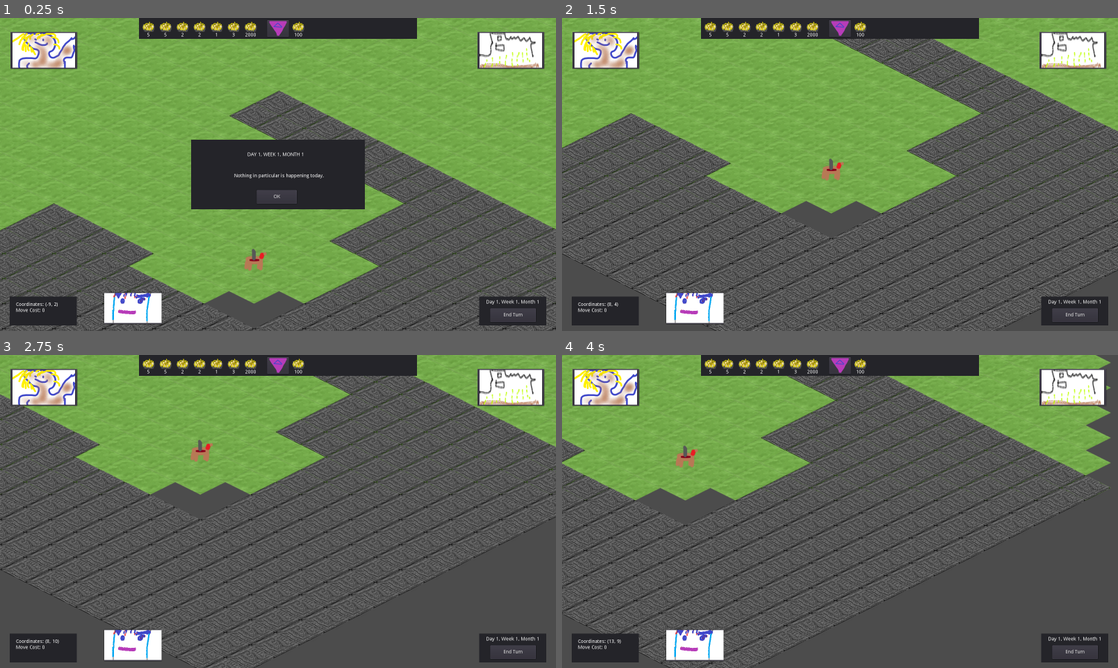
Above: before the commit, frames 1-4 (two rows, left to right).
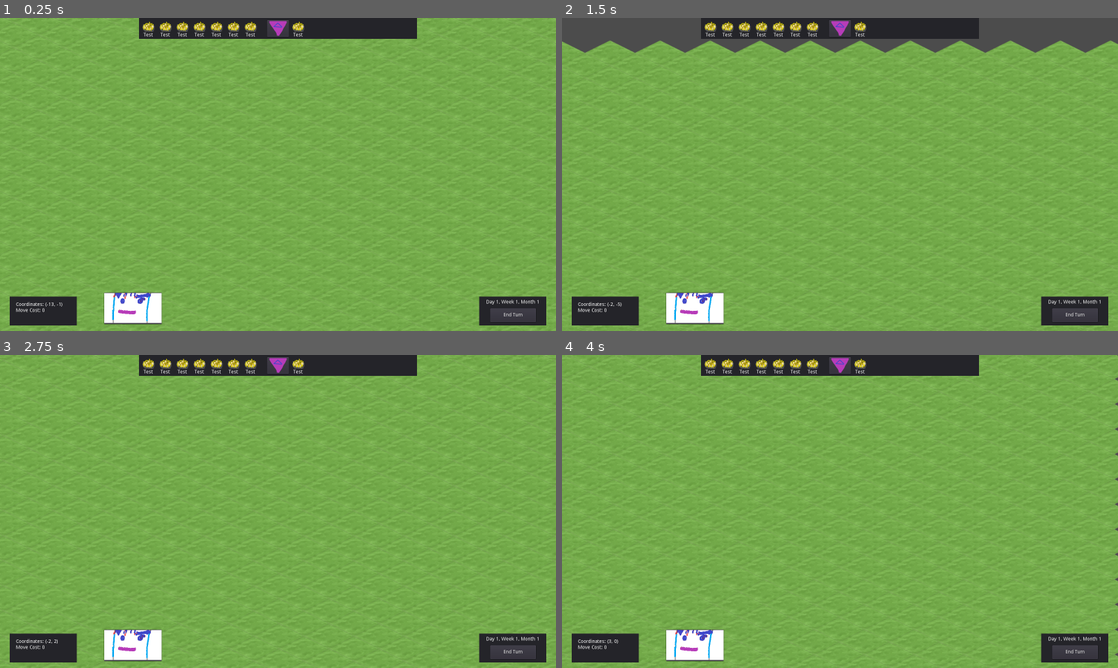
Above: after the commit, the same moments.

Repository: xfstef/captains
Game: Godot game, scene res://Scenes/AdventureMap.tscn
The game is run twice, just before and just after one commit, with the same random seed, the same clock (stepped at 60 frames per second) and the same inputs.
Inputs (mouse positions are in pixels of both pictures, inside the frame that each line leads up to):
- Up to frame 1 (0.25 s): no input
- Up to frame 2 (1.5 s): click (840, 196) at 0.5 s, where only the run before the commit has a clickable "OK"; tap Enter at 1.25 s; move the mouse to (962, 158) at 1.27 s; hold D (map_right) from 1.28 s (still down); click (962, 158) at 1.42 s
- Up to frame 3 (2.75 s): move the mouse to (166, 527) at 2.02 s; release D (map_right) at 2.03 s; hold S (map_down) from 2.03 s (still down)
- Up to frame 4 (4 s): move the mouse to (895, 442) at 2.77 s; release S (map_down) at 2.78 s; hold D (map_right) 2.78-3.53 s; move the mouse to (812, 574) at 3.52 s; hold W (map_up) from 3.53 s (still down); click (812, 574) at 3.67 s

The runs differ from the first frame. In frame 1, 39% of the frame differs, in the area x 0-100%, y 0-100%; in frame 2, 64%; in frame 3, 75%; in frame 4, 72%.
Error after the commit: Parse Error: Identifier expected after "for". (res://Scripts/mapCreator.gd:208)

Commit message:
Working on changing the map creation read process.

Diff:
--- a/Scripts/mapCreator.gd
+++ b/Scripts/mapCreator.gd
@@ -62,10 +62,11 @@
 	"npcs": [],
 	"specialEvents": {}
 }
-var mapGroundMatrix = []
-var mapPropsMatrix = []
-var mapMovementMatrix = []
-var landMassMatrix = []
+#var mapGroundMatrix = []
+#var mapPropsMatrix = []
+#var mapMovementMatrix = []
+#var landMassMatrix = []
+var cellData = []
 var groundTileMap
 var propsTileMap
 var movementTileMap
@@ -111,7 +112,7 @@
 		data.tiles[y] = []
 		for x in range(data.height):
 			data.tiles[y].append([])
-			data.tiles[y][x] = [mapGroundMatrix[y][x], mapPropsMatrix[y][x], mapMovementMatrix[y][x], landMassMatrix[y][x]]
+			#data.tiles[y][x] = [mapGroundMatrix[y][x], mapPropsMatrix[y][x], mapMovementMatrix[y][x], landMassMatrix[y][x]]
 	getUnits()
 
 func getUnits():
@@ -120,53 +121,87 @@
 
 # Temporary function used to save maps made with Godot before starting the game.
 func initPaintedMatrix():
-	for x in range(data.width):
-		mapGroundMatrix.append([])
-		mapGroundMatrix[x] = []
-		mapPropsMatrix.append([])
-		mapPropsMatrix[x] = []
-		mapMovementMatrix.append([])
-		mapMovementMatrix[x] = []
-		landMassMatrix.append([])
-		landMassMatrix[x] = []
-		for y in range(data.height):
-			mapGroundMatrix[x].append([])
-			mapGroundMatrix[x][y] = groundTileMap.get_cell(x, y)
-			mapPropsMatrix[x].append([])
-			mapPropsMatrix[x][y] = propsTileMap.get_cell(x, y)
-			mapMovementMatrix[x].append([])
-			mapMovementMatrix[x][y] = movementTileMap.get_cell(x, y)
-			landMassMatrix[x].append([])
-			landMassMatrix[x][y] = -1
+	var range_x = data.width - 1
+	var range_y = data.height - 1
+
+	for x in range(-range_x, range_x):
+		for y in range(-range_y, range_y):
+			if groundTileMap.get_cell(x,y) > -1:
+				cellData.append(
+					[x,
+					 y,
+					 groundTileMap.get_cell(x,y),
+					 propsTileMap.get_cell(x,y),
+					 movementTileMap.get_cell(x,y),
+					 -1])
+
+#	for x in range(data.width):
+#		mapGroundMatrix.append([])
+#		mapGroundMatrix[x] = []
+#		mapPropsMatrix.append([])
+#		mapPropsMatrix[x] = []
+#		mapMovementMatrix.append([])
+#		mapMovementMatrix[x] = []
+#		landMassMatrix.append([])
+#		landMassMatrix[x] = []
+#		for y in range(data.height):
+#			mapGroundMatrix[x].append([])
+#			mapGroundMatrix[x][y] = groundTileMap.get_cell(x, y)
+#			mapPropsMatrix[x].append([])
+#			mapPropsMatrix[x][y] = propsTileMap.get_cell(x, y)
+#			mapMovementMatrix[x].append([])
+#			mapMovementMatrix[x][y] = movementTileMap.get_cell(x, y)
+#			landMassMatrix[x].append([])
+#			landMassMatrix[x][y] = -1
 
 # We use a flood fill algorithm to find all the land masses present on the map
 # CAUTION! This list also includes sea masses!
 func floodFillLandMasses():
 	var current_land_mass_nr = 1
-	for x in range(data.width):
-		for y in range(data.height):
-			if landMassMatrix[x][y] == -1:
-				if mapMovementMatrix[x][y] == 2:
-					landMassMatrix[x][y] = 0
+	for cell in cellData:
+		if cell[5] == -1:
+			if cell[4] == 2:
+				cell[5] = 0
+			else:
+				if cell[2] == 1:
+					current_mass_type = 1
 				else:
-					if mapGroundMatrix[x][y] == 1:
-						current_mass_type = 1
-					else:
-						current_mass_type = 0
-					floodFillPortion(x, y, current_land_mass_nr)
-					current_land_mass_nr += 1
-
-func floodFillPortion(x, y, c_l_m_nr):
-	if x >= 0 && x < data.width && y >= 0 && y < data.height && landMassMatrix[x][y] == -1:
-		if mapMovementMatrix[x][y] == 2:
-			landMassMatrix[x][y] = 0
-		elif (mapGroundMatrix[x][y] == 1 && current_mass_type == 1) || (mapGroundMatrix[x][y] != 1 && current_mass_type == 0):
-			landMassMatrix[x][y] = c_l_m_nr
-			floodFillPortion(x + 1, y, c_l_m_nr)
-			floodFillPortion(x + 1, y + 1, c_l_m_nr)
-			floodFillPortion(x, y + 1, c_l_m_nr)
-			floodFillPortion(x - 1, y, c_l_m_nr)
-			floodFillPortion(x - 1, y + 1, c_l_m_nr)
-			floodFillPortion(x - 1, y - 1, c_l_m_nr)
-			floodFillPortion(x, y - 1, c_l_m_nr)
-			floodFillPortion(x + 1, y - 1, c_l_m_nr)
+					current_mass_type = 0
+				floodFillLandMasses(cell, current_land_mass_nr)
+				current_land_mass_nr += 1
+#	for x in range(data.width):
+#		for y in range(data.height):
+#			if landMassMatrix[x][y] == -1:
+#				if mapMovementMatrix[x][y] == 2:
+#					landMassMatrix[x][y] = 0
+#				else:
+#					if mapGroundMatrix[x][y] == 1:
+#						current_mass_type = 1
+#					else:
+#						current_mass_type = 0
+#					floodFillPortion(x, y, current_land_mass_nr)
+#					current_land_mass_nr += 1
+
+func floodFillPortion(cell, c_l_m_nr):
+	if cell[5] == -1:
+		if cell[4] == 2:
+			cell[5] = 0
+		elif (cell[4] == 1 && current_mass_type == 1) || (cell[4] != 1 && current_mass_type == 0):
+			cell[5] = c_l_m_nr
+
+#	if x >= 0 && x < data.width && y >= 0 && y < data.height && landMassMatrix[x][y] == -1:
+#		if mapMovementMatrix[x][y] == 2:
+#			landMassMatrix[x][y] = 0
+#		elif (mapGroundMatrix[x][y] == 1 && current_mass_type == 1) || (mapGroundMatrix[x][y] != 1 && current_mass_type == 0):
+#			landMassMatrix[x][y] = c_l_m_nr
+#			floodFillPortion(x + 1, y, c_l_m_nr)
+#			floodFillPortion(x + 1, y + 1, c_l_m_nr)
+#			floodFillPortion(x, y + 1, c_l_m_nr)
+#			floodFillPortion(x - 1, y, c_l_m_nr)
+#			floodFillPortion(x - 1, y + 1, c_l_m_nr)
+#			floodFillPortion(x - 1, y - 1, c_l_m_nr)
+#			floodFillPortion(x, y - 1, c_l_m_nr)
+#			floodFillPortion(x + 1, y - 1, c_l_m_nr)
+
+func findViableNeighbour(x, y):
+	for
